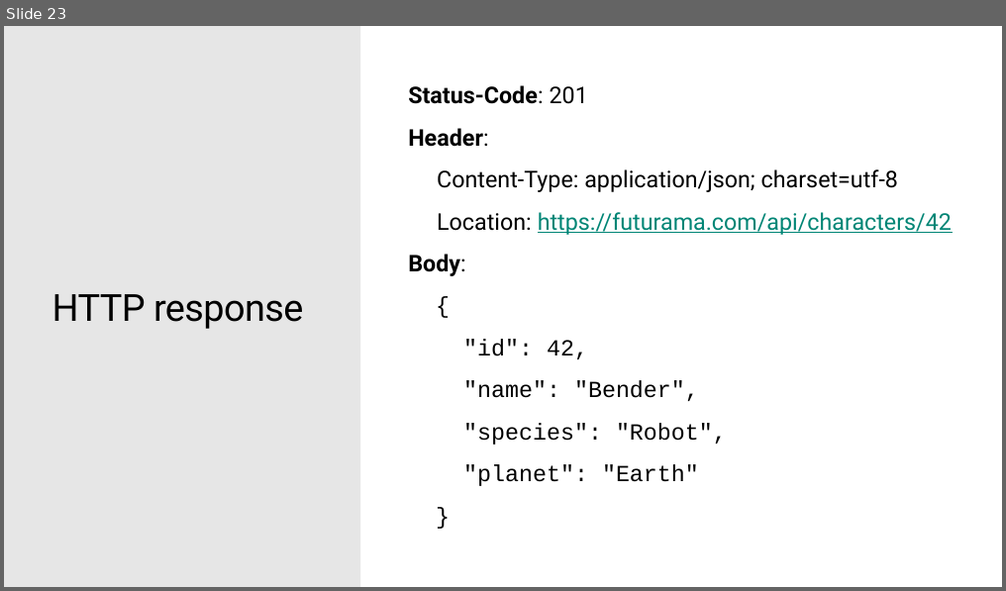
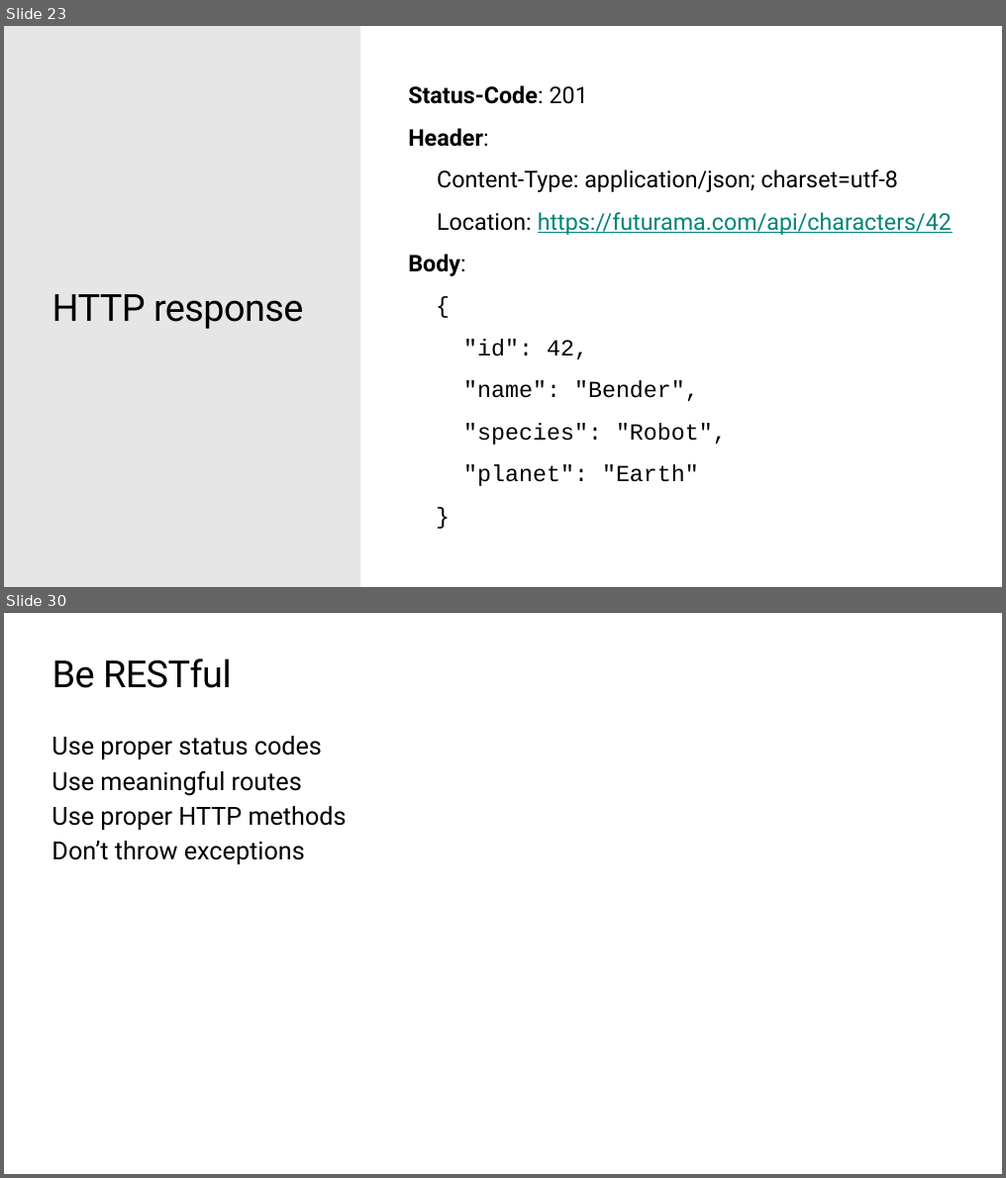
Before and after one commit to ondfisk/BDSA2019, a slide deck: Slides/Lecture09 - JSON and the REST - ASP.NET Core.pptx. Shown one above the other, each under a label of ours: slide 23 before the commit, slides 23 and 30 after it; the slides between them are not shown. The pictures are 1006x591 and 1006x1178 pixels, drawn with LibreOffice and Linux fonts; fonts in the diff are those of the drawing; background and template pictures are left out. Boxes give left, top, right and bottom in pixels: in the first picture for what was removed or moved away, otherwise in the second. Text is boxed around its words. In the diff, an @@ line names an element or a change of style, - is before the commit and + after.

```diff
--- a/Slides/Lecture09 - JSON and the REST - ASP.NET Core.pptx
+++ b/Slides/Lecture09 - JSON and the REST - ASP.NET Core.pptx
@@ slide 30 added at [4,613,1002,1174], background #FFFFFF @@
@@ title added at [53,659,232,688], 36 pt, text #000000 @@
+Be RESTful
@@ text added at [52,736,347,864], 24 pt, text #000000 @@
+Use proper status codes
+Use meaningful routes
+Use proper HTTP methods
+Don’t throw exceptions
```
Also in this commit, not shown: 1 slide changed, 12 other slides added, 13 other files.
